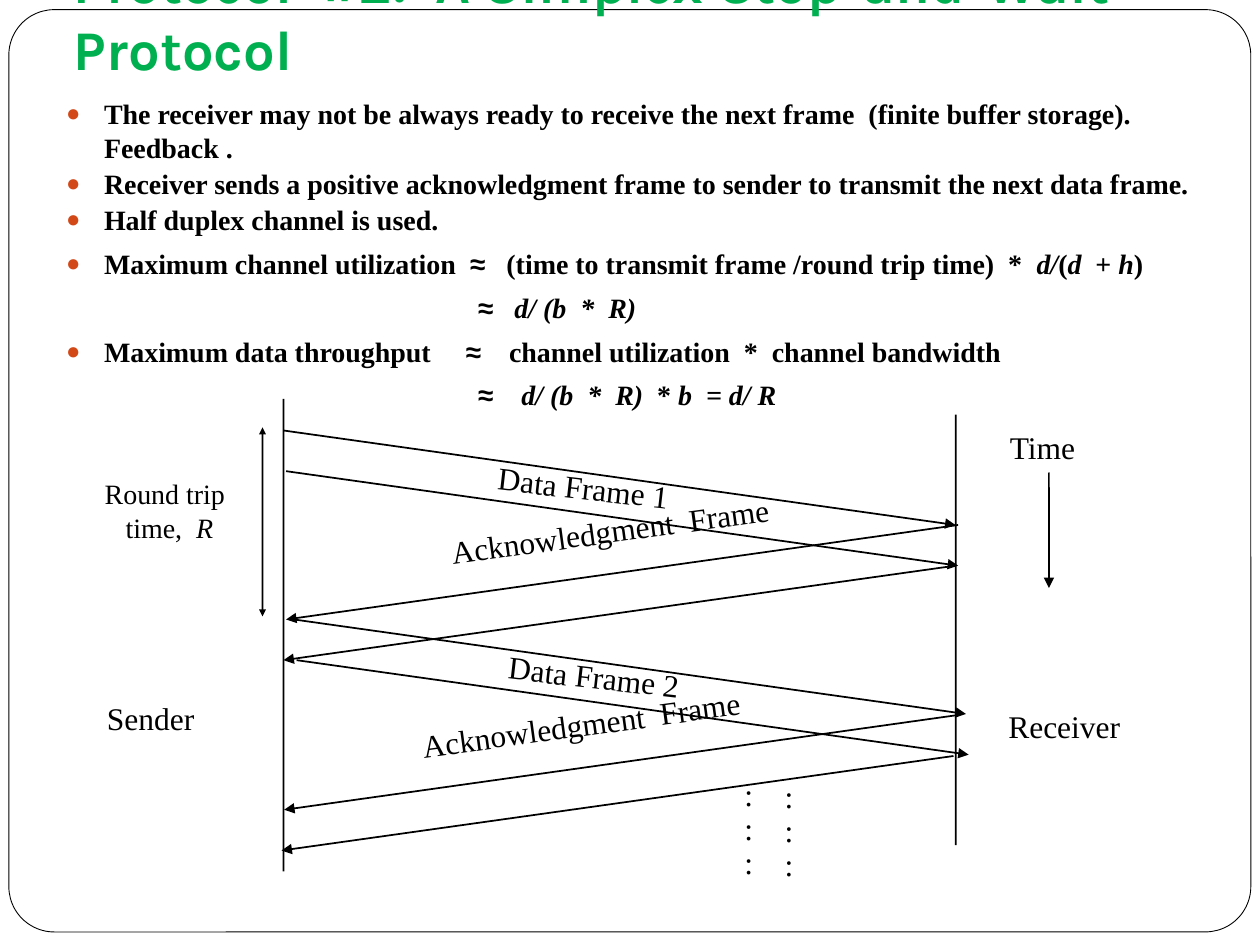
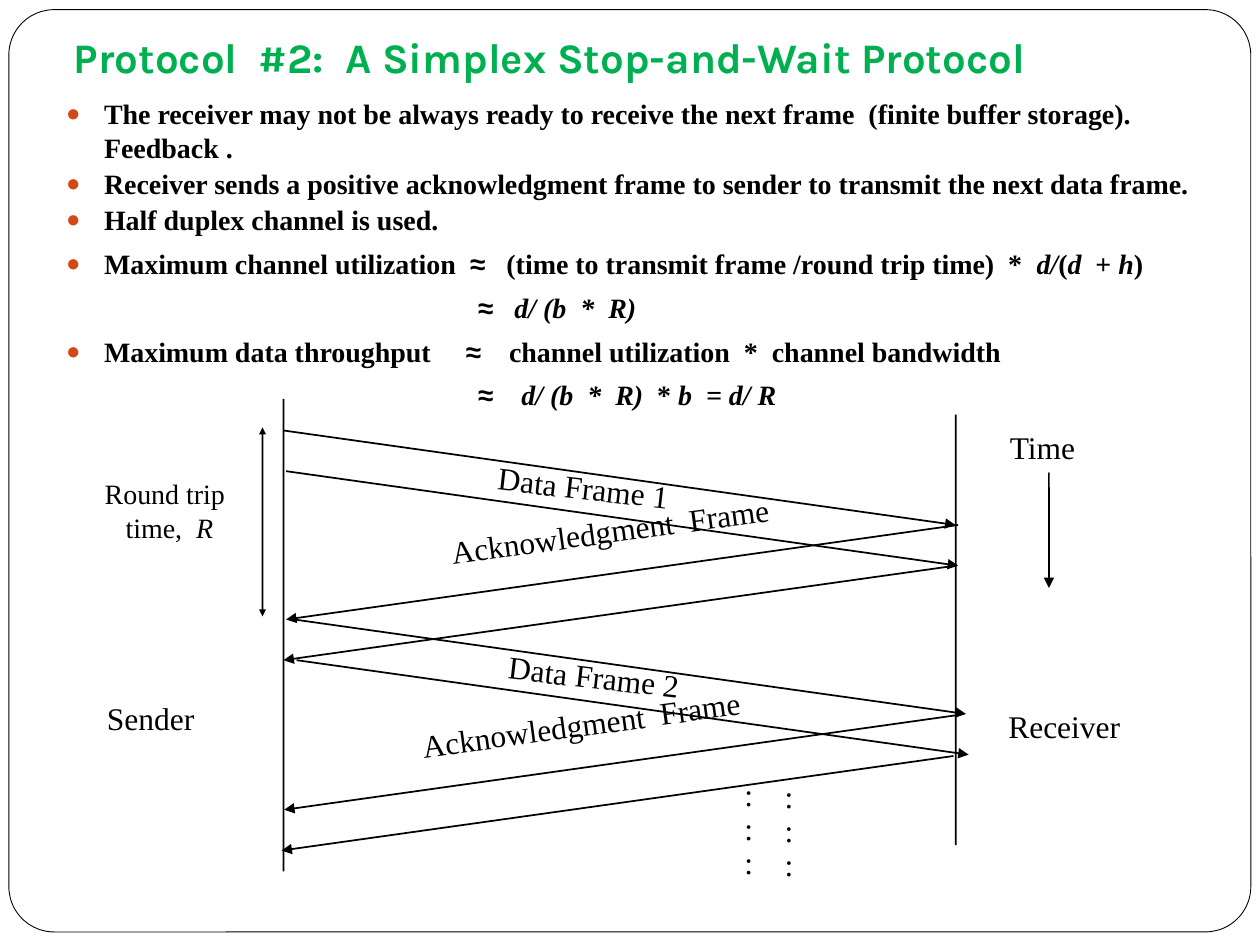
Before and after one commit to rameshragala/SWE2002-Computer-Networks, a slide deck: slide 5 of Theory/sliding window protocols.pptx. Drawn at 1260x945 pixels with LibreOffice and Linux fonts; fonts in the diff are those of the drawing. Boxes give left, top, right and bottom in pixels: in the first picture for what was removed or moved away, otherwise in the second. Text is boxed around its words. In the diff, an @@ line names an element or a change of style, - is before the commit and + after.

```diff
--- a/Theory/sliding window protocols.pptx
+++ b/Theory/sliding window protocols.pptx
@@ title "Protocol #2: A Simplex Stop-and-Wait ..." at [74, 43, 1025, 83]: size 32 to 24 pt @@
```
Also in this commit, not shown: 1 other slide changed, 4 slides added, 13 other files.
